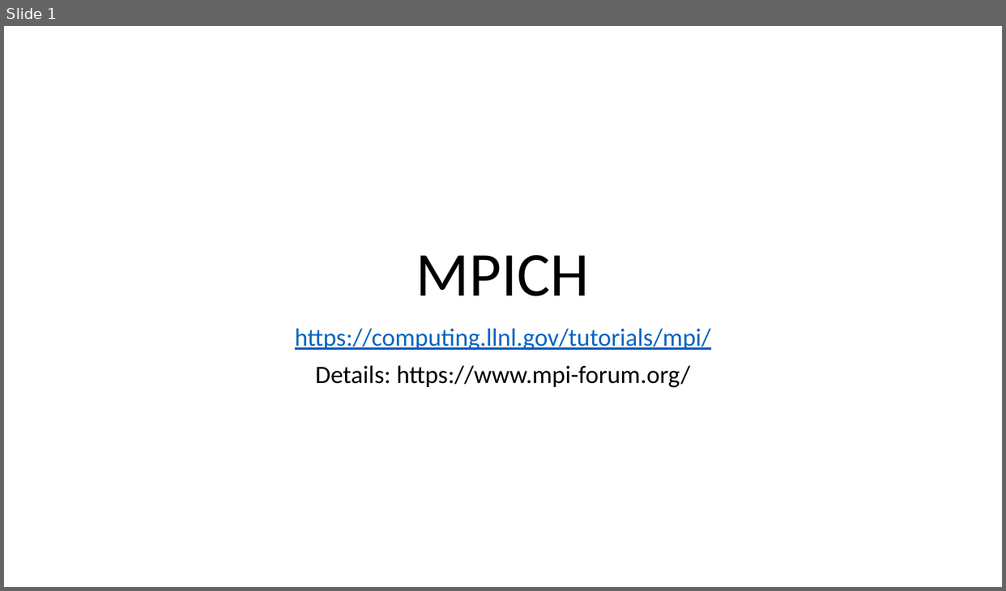
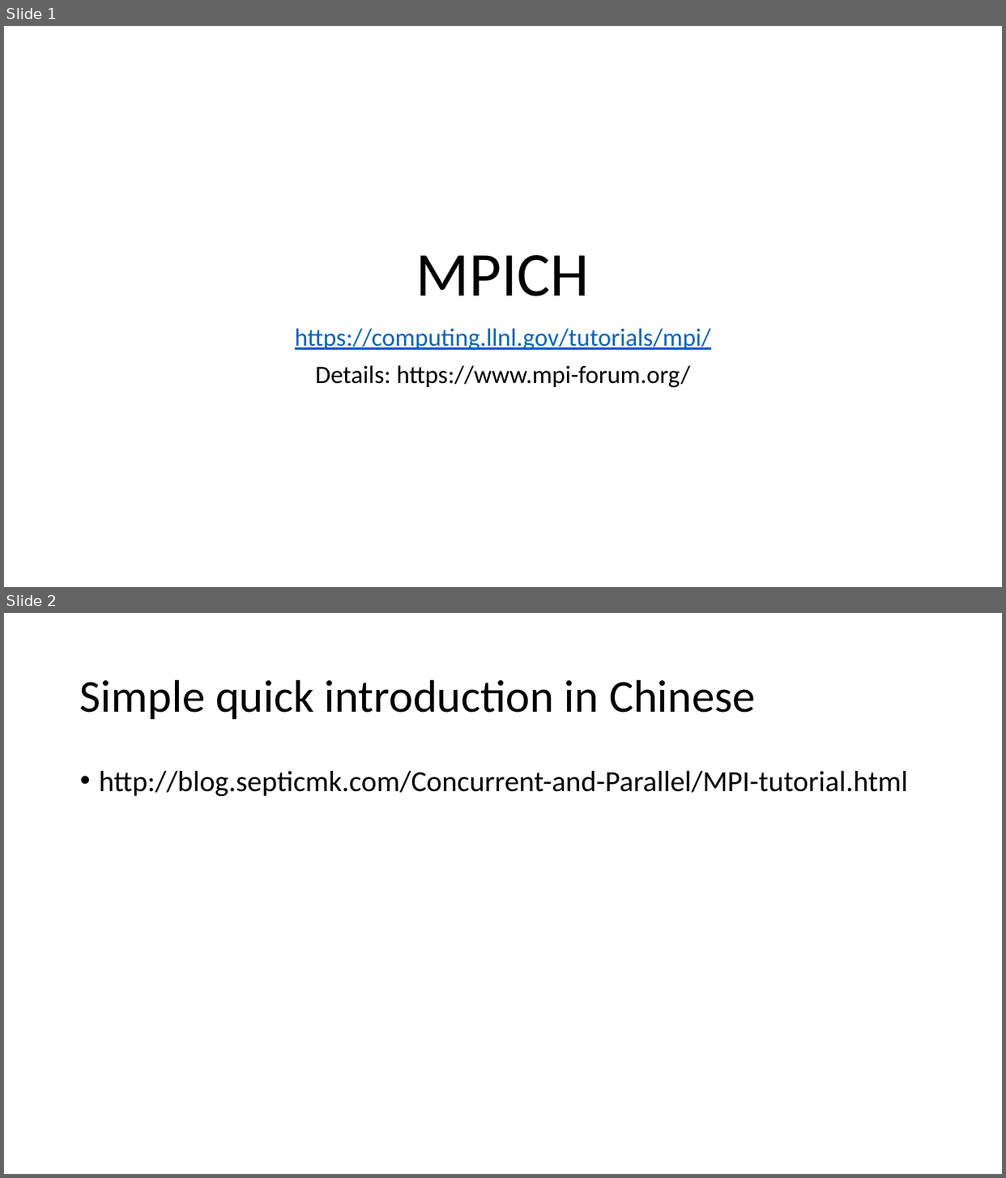
Before and after one commit to UML-Ionosphere-Plasmasphere-Modeling/Coupling-Model, a slide deck: Computational books& papers/MPI.pptx. Shown one above the other, each under a label of ours: slide 1 before the commit, slides 1 and 2 after it. The pictures are 1006x591 and 1006x1178 pixels, drawn with LibreOffice and Linux fonts; fonts in the diff are those of the drawing. Boxes give left, top, right and bottom in pixels: in the first picture for what was removed or moved away, otherwise in the second. Text is boxed around its words. In the diff, an @@ line names an element or a change of style, - is before the commit and + after.

Commit message:
123

```diff
--- a/Computational books& papers/MPI.pptx
+++ b/Computational books& papers/MPI.pptx
@@ slide 2 added at (x1=4, y1=613, x2=1002, y2=1174), background #FFFFFF @@
@@ title added at (x1=80, y1=679, x2=755, y2=719), 44 pt, text #000000 @@
+Simple quick introduction in Chinese
@@ text added at (x1=99, y1=771, x2=908, y2=796), 28 pt, text #000000 @@
+• http://blog.septicmk.com/Concurrent-and-Parallel/MPI-tutorial.html
```
Also in this commit, not shown: 1 other slide added.
